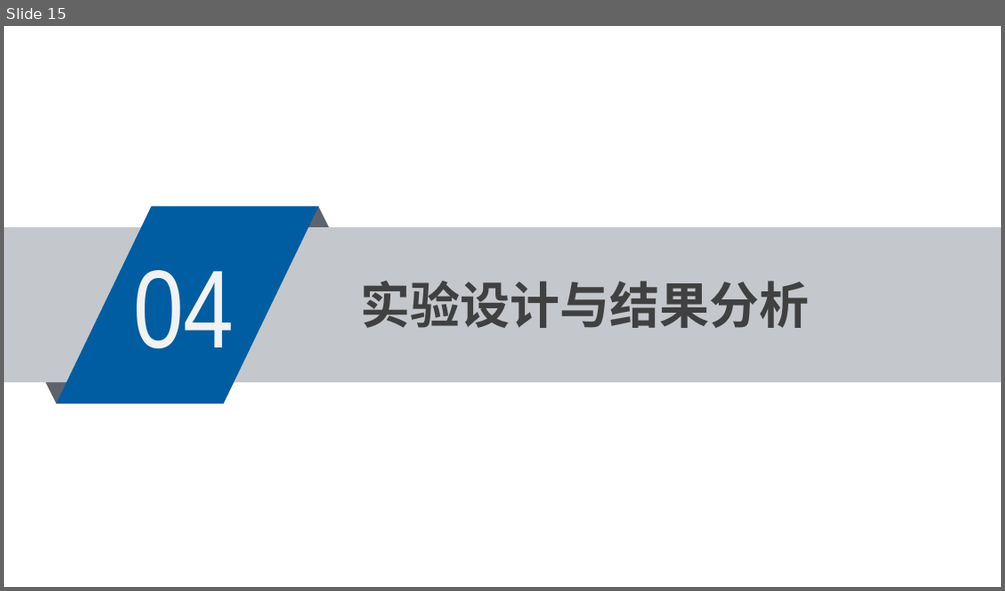
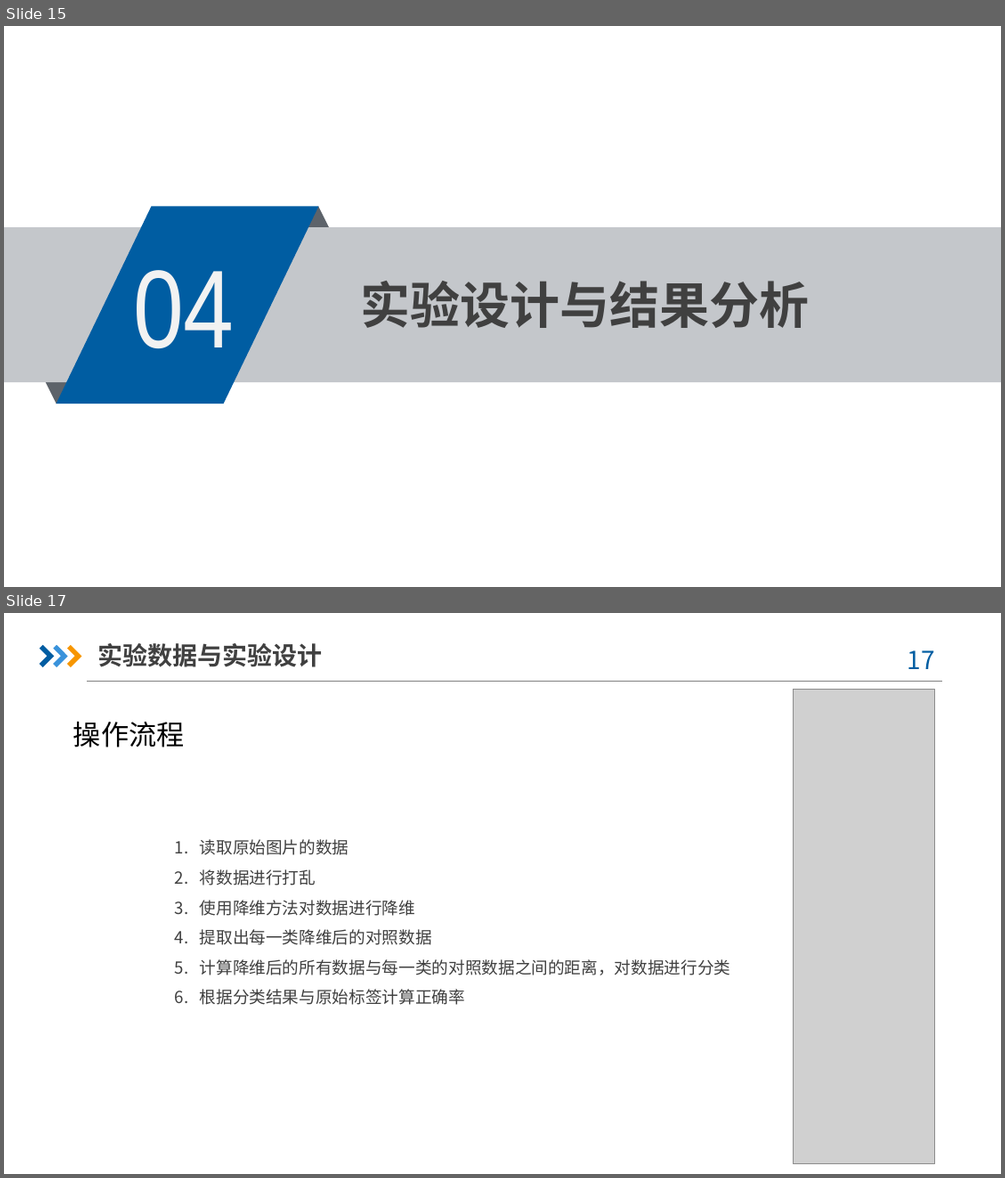
Before and after one commit to JT-Wong/course_homework, a slide deck: 数据科学基础/数据降维方法.pptx. Shown one above the other, each under a label of ours: slide 15 before the commit, slides 15 and 17 after it; the slides between them are not shown. The pictures are 1005x591 and 1005x1178 pixels, drawn with LibreOffice and Linux fonts; fonts in the diff are those of the drawing; grey boxes stand for pictures; background and template pictures are left out. Boxes give left, top, right and bottom in pixels: in the first picture for what was removed or moved away, otherwise in the second. Text is boxed around its words. In the diff, an @@ line names an element or a change of style, - is before the commit and + after.

```diff
--- a/数据科学基础/数据降维方法.pptx
+++ b/数据科学基础/数据降维方法.pptx
@@ slide 17 added at (4,613,1001,1174), background picture (left out) @@
@@ freeform shape added at (39,645,54,668), fill #005DA2 @@
@@ freeform shape added at (53,645,68,668), fill #3992DB @@
@@ freeform shape added at (67,645,81,668), fill #F79600 @@
@@ text added at (97,643,322,667), 18 pt, text #404040, bold @@
+实验数据与实验设计
@@ page number added at (907,650,935,669), 18 pt, text #005DA2 @@
+17
@@ line added from (87, 681) to (942, 681), #808080 0.75 pt @@
@@ picture added at (793,690,934,1164) @@
@@ text added at (73,722,185,747), 20 pt, text #000000 @@
+操作流程
@@ text added at (200,839,731,1005), 12 pt, text #404040 @@
+1. 读取原始图片的数据
+2. 将数据进行打乱
+3. 使用降维方法对数据进行降维
+4. 提取出每一类降维后的对照数据
+5. 计算降维后的所有数据与每一类的对照数据之间的距离，对数据进行分类
+6. 根据分类结果与原始标签计算正确率
```
Also in this commit, not shown: 6 slides changed, 2 other slides added, 11 other files.
